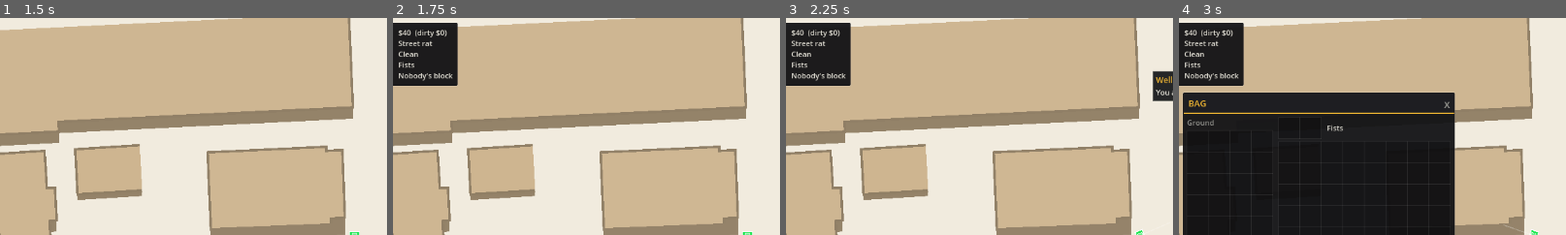
Above: before the commit, frames 1-4 (left to right).
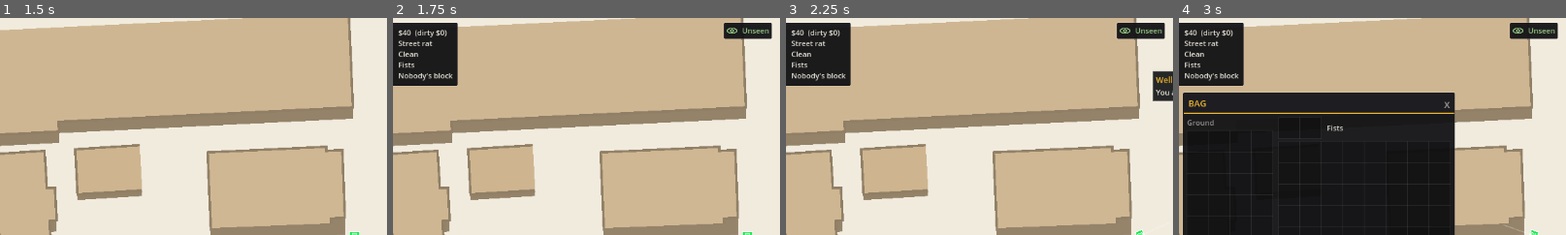
Above: after the commit, the same moments.

Repository: philippkasharov-bit/ganstoid
Game: Godot game, scene res://scenes/main.tscn
Same seed, same stepped clock (60 frames per second), same inputs: the game is played once before the commit and once after it.
Inputs (mouse positions are % of the whole screen's width and height, from its top left):
- Up to frame 1 (1.5 s): click (50, 48) at 0.52 s; click (50, 51) at 1.27 s
- Up to frame 2 (1.75 s): no input
- Up to frame 3 (2.25 s): click (98, 13) at 2.02 s
- Up to frame 4 (3 s): click (2, 20) at 2.77 s
The pictures show only the part of the screen within x 4-54%, y 0-50%; the shares and areas given below are measured in that part.

Frame 1 is identical in both runs. In frame 2, 0.9% of the frame differs, in the area x 85-98%, y 2-10%; in frame 3, 0.9%; in frame 4, 0.9%.

Commit message:
UIF4: detection moved out of the E menu into its own HUD eye at the top (Unseen / N see you / Police see you, coloured)
Co-Authored-By: Claude Opus 5.5 <noreply@anthropic.com>
Claude-Session: https://claude.ai/code/session_0181CUZ9xueroR9pN7WCQFBM

Diff:
--- /dev/null
+++ b/core/render/detection_eye.gd
@@ -0,0 +1,59 @@
+## UIF4: the detection eye, its own HUD piece at the top of the screen (the
+## stealth meter of Hitman / Splinter Cell). An eye and a word: "Unseen" when
+## nobody who would call the police can see you, "2 see you" otherwise, and
+## "Police see you" when a cop has you in sight. Same rule as the witness
+## system: in light range, no wall between. Read-only.
+class_name DetectionEye
+extends PanelContainer
+
+const REFRESH_S := 0.3
+const UNSEEN := Color("8fbf7e")
+const SEEN := Color("e8c547")
+const COPS := Color("e0533d")
+
+var _world: World
+var _icon: Control
+var _text := UiTheme.label("", UiTheme.FONT_SMALL)
+var _left := 0.0
+
+func setup(world: World) -> void:
+	_world = world
+	add_theme_stylebox_override("panel", UiTheme.window_box(4))
+	var row := HBoxContainer.new()
+	row.add_theme_constant_override("separation", 6)
+	add_child(row)
+	_icon = Moodles.icon_or_glyph("eye", "o", 18.0)
+	_icon.size_flags_vertical = Control.SIZE_SHRINK_CENTER
+	row.add_child(_icon)
+	row.add_child(_text)
+	tooltip_text = "Who can see you right now. Only people who see a crime can report it."
+	visible = false
+
+func _process(delta: float) -> void:
+	_left -= delta
+	if _world == null or _left > 0.0:
+		return
+	_left = REFRESH_S
+	var p: Entity = _world.entities.get(PlayerFactory.PLAYER_ENTITY_ID)
+	visible = p != null and GameRules.of(_world) != null and not p.get_component(ComponentNames.NPC).is_down
+	if not visible:
+		return
+	var at: Vector2 = p.get_component(ComponentNames.NPC).position
+	var cops := cops_seeing(_world, at)
+	var eyes := ActionMenuModel.eyes_on(_world, at)
+	var colour := COPS if cops > 0 else (SEEN if eyes > 0 else UNSEEN)
+	_text.text = "Police see you" if cops > 0 else ("Unseen" if eyes == 0 else "%d see you" % eyes)
+	_text.add_theme_color_override("font_color", colour)
+	_icon.modulate = colour
+	reset_size()
+	position = Vector2((get_viewport_rect().size.x - size.x) * 0.5, 6)
+
+## Officers with you in sight.
+static func cops_seeing(world: World, at: Vector2) -> int:
+	var n := 0
+	for id in world.spatial_index.query_nearby(at):
+		var e: Entity = world.entities.get(id)
+		var npc: NPCData = e.get_component(ComponentNames.NPC) if e != null else null
+		if npc != null and npc.is_cop and not npc.is_down and CrimeSystem.can_see(world, npc.position, at):
+			n += 1
+	return n
--- a/core/render/hud.gd
+++ b/core/render/hud.gd
@@ -54,6 +54,9 @@
 	get_parent().add_child.call_deferred(skills)
 	var right := get_viewport().get_visible_rect().size.x
 	skills.setup(_world, Vector2(right - 320, 60))   # UIF2: docked right, like Zomboid
+	var eye := DetectionEye.new()   # UIF4: who can see you, its own HUD piece
+	get_parent().add_child.call_deferred(eye)
+	eye.setup(_world)
 	var health := HealthWindow.new()   # HP1: H
 	get_parent().add_child.call_deferred(health)
 	health.setup(_world, Vector2(right - 400, 330))
--- a/core/systems/action_menu_model.gd
+++ b/core/systems/action_menu_model.gd
@@ -1,7 +1,6 @@
 ## UIF3: shapes the E menu like Zomboid's right-click menu. Every option gets a
-## category (Shop & deals, Talk, Crime, Crew, Property, Car) and a short note
-## on the right: what it costs, or for crimes how many people could see it
-## ("3 watching" / "unseen"), since only witnesses bring the law. With more
+## category (Shop & deals, Talk, Crime, Crew, Property, Car) and, where one
+## helps, a short note on the right (crew size when recruiting). With more
 ## than a few options the menu opens on the categories and each one opens
 ## its own list.
 class_name ActionMenuModel
@@ -21,17 +20,15 @@
 			return pair[1]
 	return "Shop & deals"
 
-## The note shown on the right of an option.
-static func note(world: World, at: Vector2, label: String, state: PlayerStateData) -> String:
-	var cat := category(label)
-	if cat == "Crime":
-		var eyes := eyes_on(world, at)
-		return "unseen" if eyes == 0 else "%d watching" % eyes
+## The note shown on the right of an option. (Who can see you lives in its
+## own HUD piece, the eye; the menu stays about the actions.)
+static func note(_world: World, _at: Vector2, label: String, state: PlayerStateData) -> String:
 	if label.begins_with("Recruit"):
 		return "crew %d/%d" % [state.crew_ids.size(), CrewSystem.MAX_CREW]
 	return ""
 
-## Civilians who could see a crime at `at` now and would call it in
+## UIF4: civilians who could see a crime at `at` now and would call it in
+## (shown by the eye in the HUD, DetectionEye)
 ## (the same rule CrimeSystem uses: in light range, no wall between).
 static func eyes_on(world: World, at: Vector2) -> int:
 	var n := 0
--- a/debug/shot_main.gd
+++ b/debug/shot_main.gd
@@ -29,7 +29,7 @@
 		var st: PlayerStateData = driver.world.entities[PlayerFactory.PLAYER_ENTITY_ID].get_component(ComponentNames.PLAYER_STATE)
 		st.menu_title = "Crime"
 		st.menu_options = PackedStringArray(["Mug them (knife out)", "Pickpocket", "Rob the place", "Break in", "Spray your tag"])
-		st.menu_notes = PackedStringArray(["2 watching", "2 watching", "unseen", "unseen", "2 watching"])
+		st.menu_notes = PackedStringArray(["", "", "", "", ""])
 		await process_frame
 		await process_frame
 	if args.has("bag"):   # UI5 look: the bag open with a mixed load, hovering the pistol line
Binary file added: art/ui/needs/eye.png
Not shown, added: core/render/detection_eye.gd.uid
Not shown, added: debug/verify_action_menu.gd.uid
